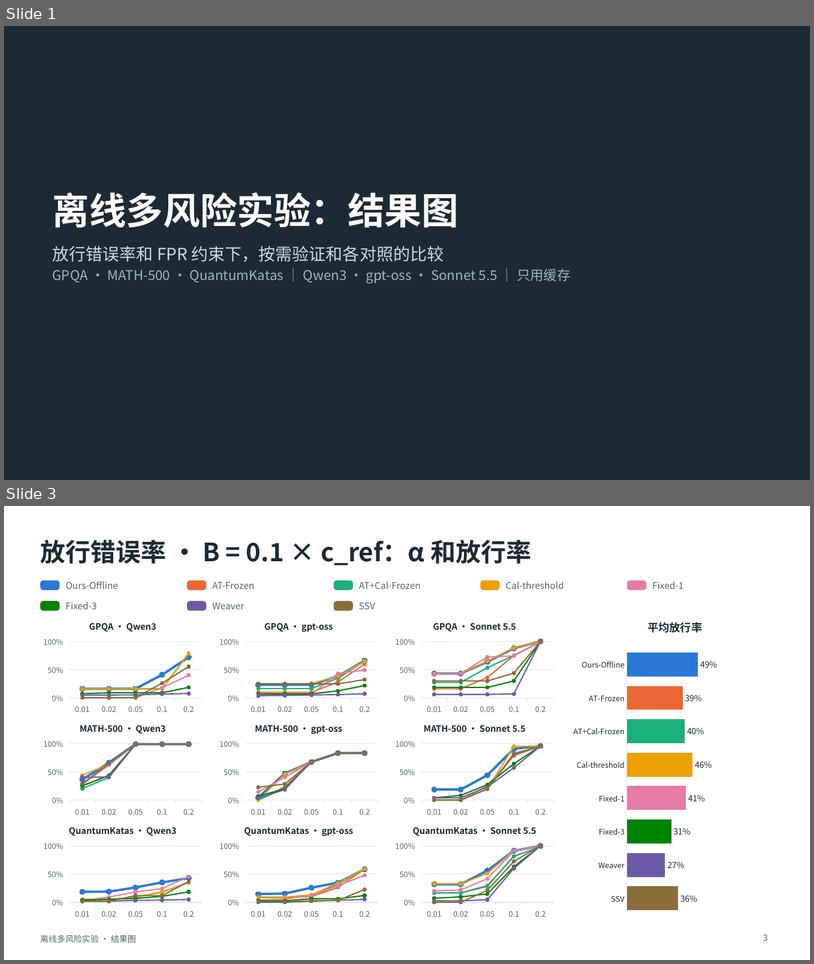
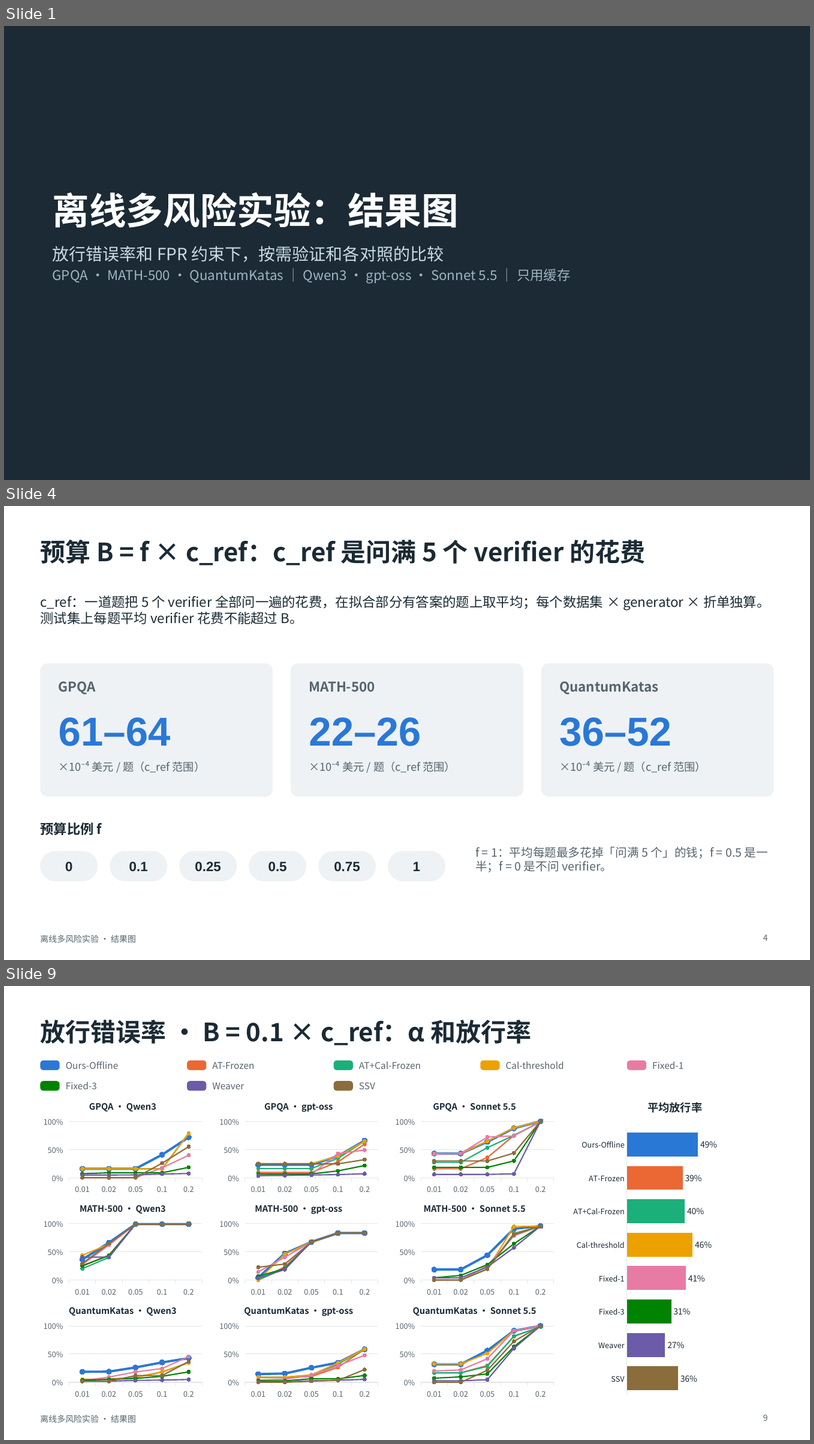
Before and after one commit to toz015/verification_generation_experiment, a slide deck: reports/offline_multirisk_20261118_calibrated/deck_graphs/离线多风险实验_结果图.pptx. Shown one above the other, each under a label of ours: slides 1 and 3 before the commit, slides 1, 4 and 9 after it; the slides between them are not shown. The pictures are 814x964 and 814x1444 pixels, drawn with LibreOffice and Linux fonts; fonts in the diff are those of the drawing. Boxes give left, top, right and bottom in pixels: in the first picture for what was removed or moved away, otherwise in the second. Text is boxed around its words. In the diff, an @@ line names an element or a change of style, - is before the commit and + after.

```diff
--- a/reports/offline_multirisk_20261118_calibrated/deck_graphs/离线多风险实验_结果图.pptx
+++ b/reports/offline_multirisk_20261118_calibrated/deck_graphs/离线多风险实验_结果图.pptx
@@ slide 4 added at (x1=4, y1=506, x2=810, y2=960), background #FFFFFF; not listed: 1 template element that a slide beside it also shows @@
@@ title added at (x1=40, y1=540, x2=645, y2=565), 30 pt, text #1B2A34, bold @@
+预算 B = f × c_ref：c_ref 是问满 5 个 verifier 的花费
@@ text added at (x1=40, y1=595, x2=771, y2=624), 16 pt, text #1B2A34 @@
+c_ref：一道题把 5 个 verifier 全部问一遍的花费，在拟合部分有答案的题上取平均；每个数据集 × generator × 折单独算。测试集上每题平均 verifier 花费不能超过 B。
@@ rounded rectangle added at (x1=40, y1=663, x2=273, y2=796), fill #EEF2F4 @@
@@ rounded rectangle added at (x1=291, y1=663, x2=523, y2=796), fill #EEF2F4 @@
@@ rounded rectangle added at (x1=542, y1=663, x2=774, y2=796), fill #EEF2F4 @@
@@ text added at (x1=59, y1=681, x2=96, y2=694), 16 pt, text #55646D, bold @@
+GPQA
@@ text added at (x1=309, y1=681, x2=375, y2=692), 16 pt, text #55646D, bold @@
+MATH-500
@@ text added at (x1=560, y1=681, x2=659, y2=694), 16 pt, text #55646D, bold @@
+QuantumKatas
@@ text added at (x1=59, y1=717, x2=171, y2=746), 48 pt, text #2A78D6, bold @@
+61–64
@@ text added at (x1=309, y1=717, x2=421, y2=746), 48 pt, text #2A78D6, bold @@
+22–26
@@ text added at (x1=560, y1=717, x2=672, y2=746), 48 pt, text #2A78D6, bold @@
+36–52
@@ text added at (x1=59, y1=761, x2=205, y2=772), 13 pt, text #55646D @@
+×10⁻⁴ 美元 / 题（c_ref 范围）
@@ text added at (x1=309, y1=761, x2=456, y2=772), 13 pt, text #55646D @@
+×10⁻⁴ 美元 / 题（c_ref 范围）
@@ text added at (x1=560, y1=761, x2=706, y2=772), 13 pt, text #55646D @@
+×10⁻⁴ 美元 / 题（c_ref 范围）
@@ text added at (x1=40, y1=822, x2=102, y2=835), 16 pt, text #1B2A34, bold @@
+预算比例 f
@@ text added at (x1=476, y1=846, x2=768, y2=872), 14 pt, text #55646D @@
+f = 1：平均每题最多花掉「问满 5 个」的钱；f = 0.5 是一半；f = 0 是不问 verifier。
@@ rounded rectangle added at (x1=40, y1=851, x2=98, y2=881), fill #EEF2F4 @@
@@ text added at (x1=65, y1=861, x2=72, y2=871), 16 pt, text #1B2A34, bold @@
+0
@@ rounded rectangle added at (x1=110, y1=851, x2=167, y2=881), fill #EEF2F4 @@
@@ text added at (x1=129, y1=861, x2=148, y2=871), 16 pt, text #1B2A34, bold @@
+0.1
@@ rounded rectangle added at (x1=179, y1=851, x2=237, y2=881), fill #EEF2F4 @@
@@ text added at (x1=195, y1=861, x2=221, y2=871), 16 pt, text #1B2A34, bold @@
+0.25
@@ rounded rectangle added at (x1=249, y1=851, x2=306, y2=881), fill #EEF2F4 @@
@@ text added at (x1=269, y1=861, x2=287, y2=871), 16 pt, text #1B2A34, bold @@
+0.5
@@ rounded rectangle added at (x1=318, y1=851, x2=376, y2=881), fill #EEF2F4 @@
@@ text added at (x1=334, y1=861, x2=360, y2=871), 16 pt, text #1B2A34, bold @@
+0.75
@@ rounded rectangle added at (x1=388, y1=851, x2=446, y2=881), fill #EEF2F4 @@
@@ text added at (x1=413, y1=861, x2=420, y2=871), 16 pt, text #1B2A34, bold @@
+1
@@ page number added at (x1=764, y1=934, x2=768, y2=940), 10 pt, text #55646D @@
+4
@@ what was slide 3 is now slide 9 @@
@@ page number at (x1=764, y1=1414, x2=768, y2=1420): text changed @@
-3
+9
```
Also in this commit, not shown: 1 slide changed, 5 other slides added, 1 other file.
